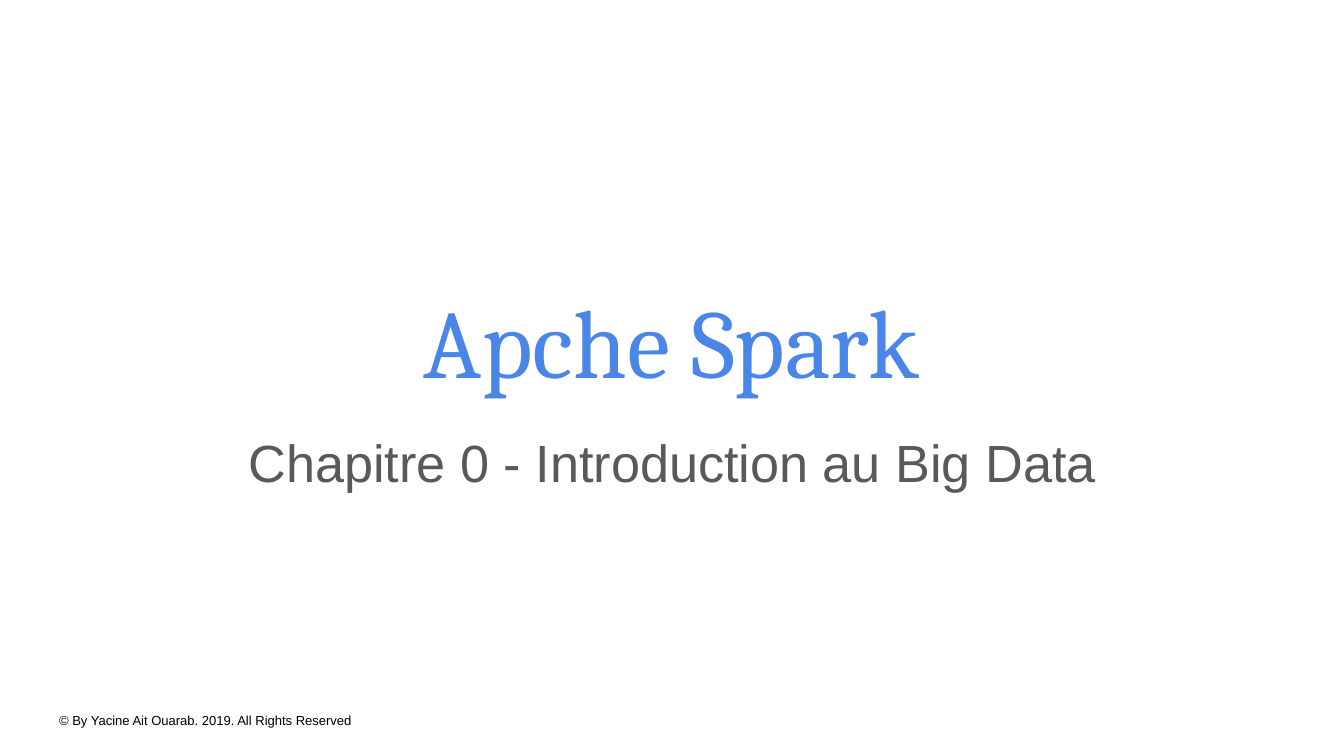
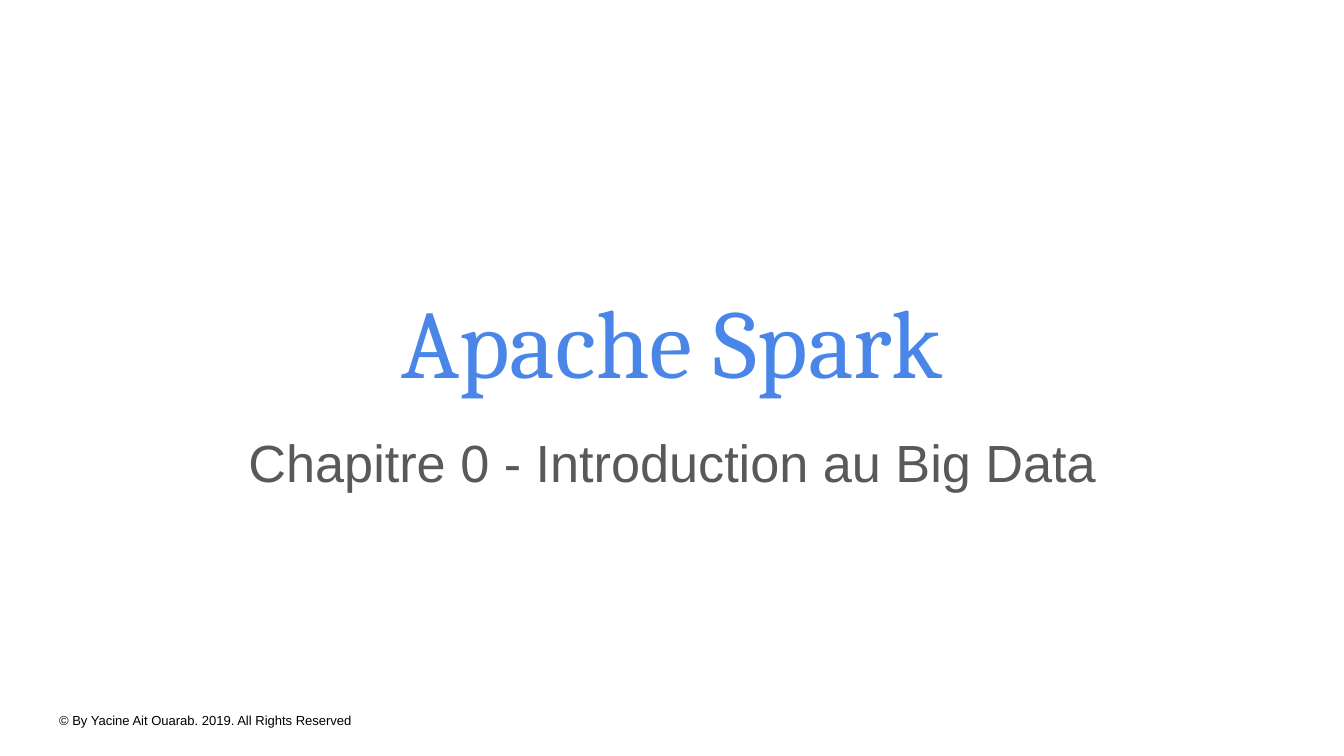
Before and after one commit to yacineab/ESGI-spark-core, a slide deck: slide 1 of slides/Apache Spark - Chapitre 0-0 - Introduction Big Data - Hadoop Ecosystem.pptx. Drawn at 1344x756 pixels with LibreOffice and Linux fonts; fonts in the diff are those of the drawing. Boxes give left, top, right and bottom in pixels: in the first picture for what was removed or moved away, otherwise in the second. Text is boxed around its words. In the diff, an @@ line names an element or a change of style, - is before the commit and + after.

```diff
--- a/slides/Apache Spark - Chapitre 0-0 - Introduction Big Data - Hadoop Ecosystem.pptx
+++ b/slides/Apache Spark - Chapitre 0-0 - Introduction Big Data - Hadoop Ecosystem.pptx
@@ title at (x1=401, y1=310, x2=943, y2=398): text changed @@
-Apche Spark
+Apache Spark
```
Also in this commit, not shown: 1 slide removed, 27 other files.
